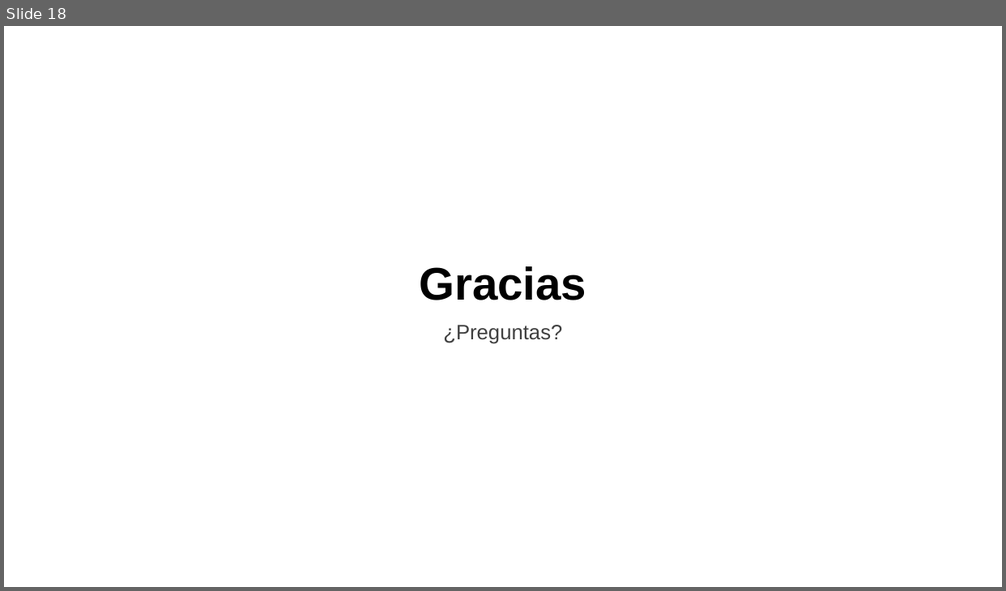
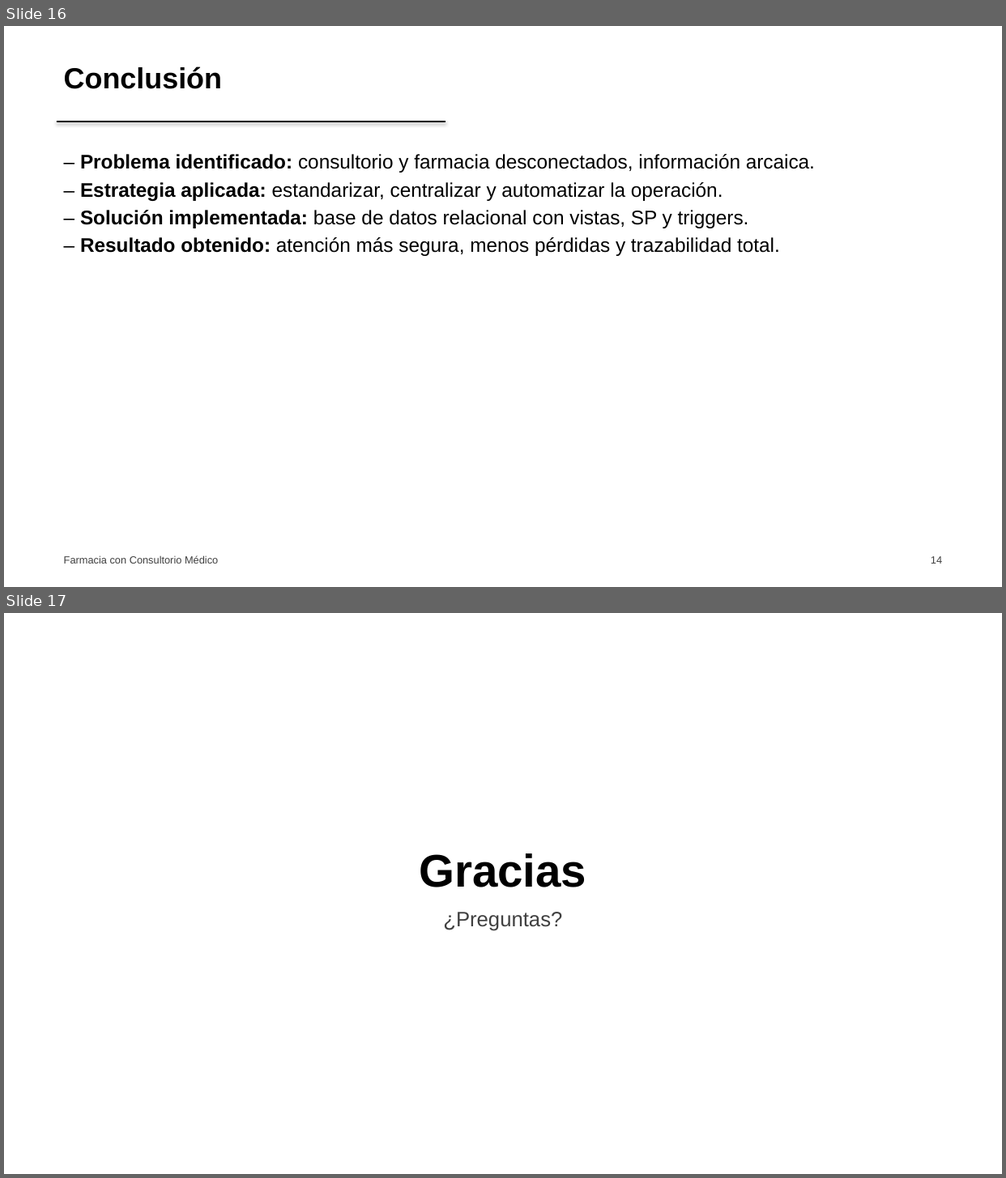
Before and after one commit to riosisraelg/proyecto-final-farmacia, a slide deck: docs/latex/slides/slides.pptx. Shown one above the other, each under a label of ours: slide 18 before the commit, slides 16 and 17 after it. The pictures are 1006x591 and 1006x1178 pixels, drawn with LibreOffice and Linux fonts; fonts in the diff are those of the drawing. Boxes give left, top, right and bottom in pixels: in the first picture for what was removed or moved away, otherwise in the second. Text is boxed around its words. In the diff, an @@ line names an element or a change of style, - is before the commit and + after.

Commit message:
feat(slides): reestructura al outline de 15 diapositivas de la exposición oral
- Secuencia: empresa, problemática, impacto, causa raíz, estrategia,
  solución (ER), gestión de datos, automatización, reglas de negocio,
  inventario, integración op/tec, estrategia integral, beneficios, conclusión
- Redacción de problemática, impacto y causa raíz según el caso real
- Portada con Integrantes/Materia/Profesor; evidencias como placeholders
- Mantiene estilo monocromático y logo solo en portada

```diff
--- a/docs/latex/slides/slides.pptx
+++ b/docs/latex/slides/slides.pptx
@@ slide 16 added at bbox=[4, 26, 1002, 587], background #FFFFFF @@
@@ text added at bbox=[64, 66, 222, 89], 28 pt, text #000000, bold @@
+Conclusión
@@ line added from (57, 122) to (445, 122), #000000 1.5 pt @@
@@ text added at bbox=[80, 154, 815, 256], 19 pt, text #000000 @@
+– Problema identificado: consultorio y farmacia desconectados, información arcaica.
+– Estrategia aplicada: estandarizar, centralizar y automatizar la operación.
+– Solución implementada: base de datos relacional con vistas, SP y triggers.
+– Resultado obtenido: atención más segura, menos pérdidas y trazabilidad total.
@@ text added at bbox=[64, 556, 218, 564], 10 pt, text #404040 @@
+Farmacia con Consultorio Médico
@@ text added at bbox=[931, 557, 942, 564], 10 pt, text #404040 @@
+14
@@ what was slide 18 is now slide 17 @@
```
Also in this commit, not shown: 3 slides changed, 11 other slides added, 13 slides removed, 3 other files.
